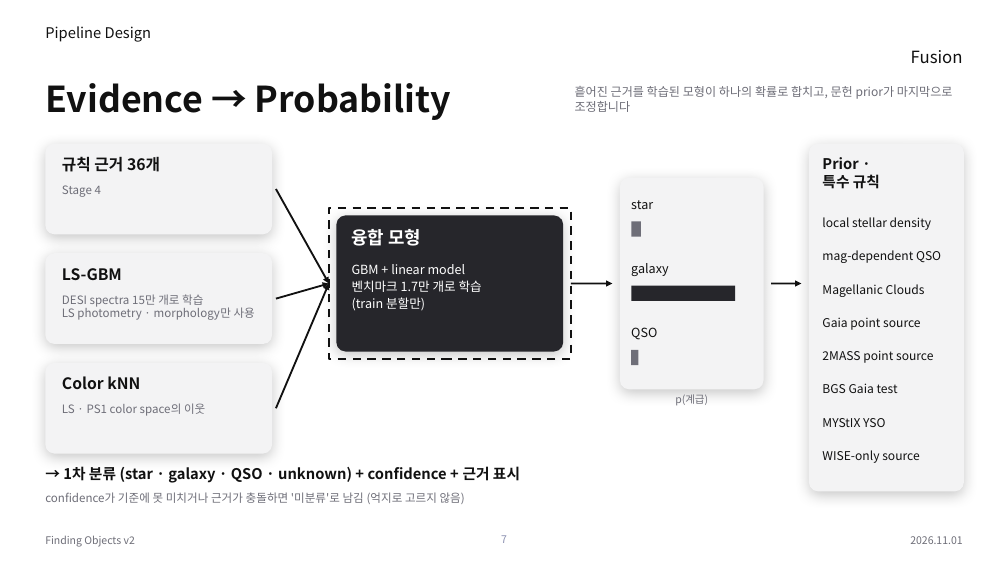
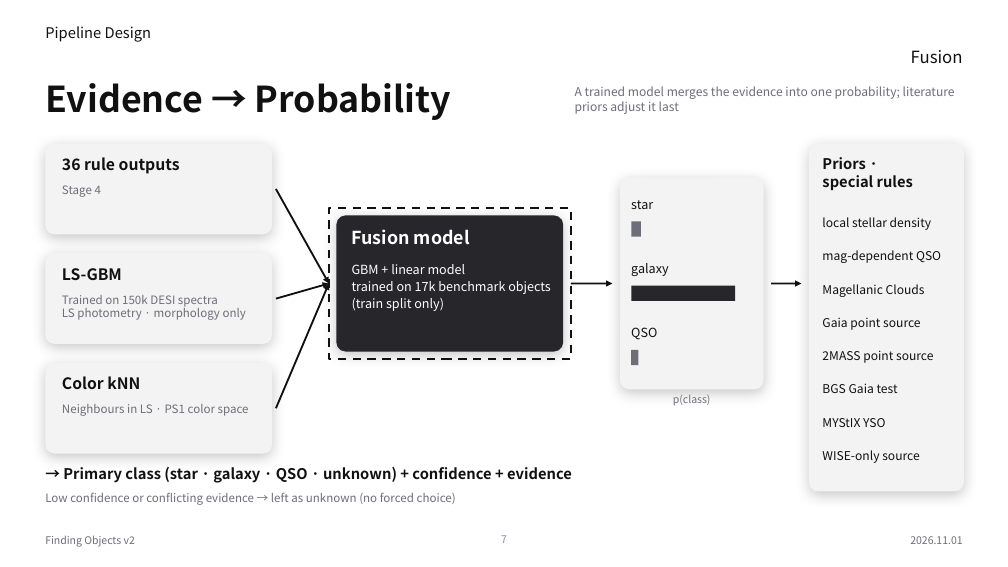
Before and after one commit to Pinchpeach/Finding_objects, a slide deck: slide 7 of v2/document/PIPELINE_STACK_v2.44.0.pptx. Drawn at 1008x567 pixels with LibreOffice and Linux fonts; fonts in the diff are those of the drawing. Boxes give left, top, right and bottom in pixels: in the first picture for what was removed or moved away, otherwise in the second. Text is boxed around its words. In the diff, an @@ line names an element or a change of style, - is before the commit and + after.

```diff
--- a/v2/document/PIPELINE_STACK_v2.44.0.pptx
+++ b/v2/document/PIPELINE_STACK_v2.44.0.pptx
@@ text at box(575, 86, 955, 114): text changed @@
-흩어진 근거를 학습된 모형이 하나의 확률로 합치고, 문헌 prior가 마지막으로 조정합니다
+A trained model merges the evidence into one probability; literature priors adjust it last
@@ text at box(62, 157, 180, 174): text changed @@
-규칙 근거 36개
+36 rule outputs
@@ text at box(822, 157, 913, 190): text changed @@
-Prior ·
-특수 규칙
+Priors ·
+special rules
@@ text at box(352, 229, 470, 245): text changed @@
-융합 모형
+Fusion model
@@ text at box(62, 295, 246, 320): text changed @@
-DESI spectra 15만 개로 학습
-LS photometry · morphology만 사용
+Trained on 150k DESI spectra
+LS photometry · morphology only
@@ text at box(352, 281, 551, 311): text changed @@
-벤치마크 1.7만 개로 학습
-(train 분할만)
+trained on 17k benchmark objects
+(train split only)
@@ text at box(62, 404, 249, 416): text changed @@
-LS · PS1 color space의 이웃
+Neighbours in LS · PS1 color space
@@ text at box(673, 395, 711, 405): text changed @@
-p(계급)
+p(class)
@@ text at box(63, 467, 572, 483): text changed @@
-→ 1차 분류 (star · galaxy · QSO · unknown) + confidence + 근거 표시
+→ Primary class (star · galaxy · QSO · unknown) + confidence + evidence
@@ text at box(45, 492, 456, 505): text changed @@
-confidence가 기준에 못 미치거나 근거가 충돌하면 '미분류'로 남김 (억지로 고르지 않음)
+Low confidence or conflicting evidence → left as unknown (no forced choice)
```
Also in this commit, not shown: 11 other slides changed, 1 other file.
